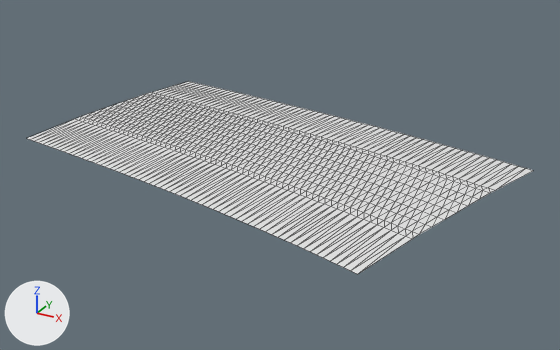
An edit to the glTF model public/assets/gen4/models/track-08.glb, drawn before and after from the same camera.
Camera for both pictures: a 50 mm lens placed at (576.5, -99.4, 40.5), pointed at (529.2, -13.5, -2.5). Every picture has the same lights, and +X, +Y and +Z are marked at lower left. The first picture is the older version. Mesh edges are drawn as thin lines. Vertices at exactly the same position are counted once.

Names of what the first picture shows: 'track-08'.
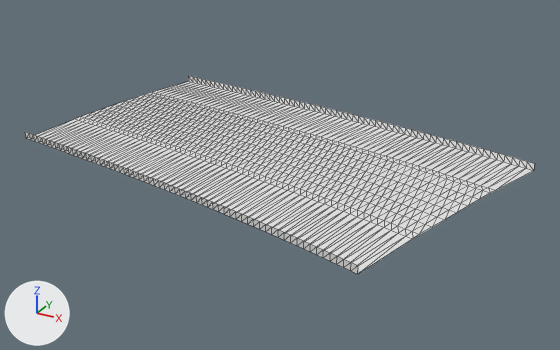
What differs and where, as boxes (x1, y1, x2, y2) in the pictures (560 x 350 px):
'track-08', reshaped
    before: (27, 81, 533, 274)
    after: (26, 76, 535, 274)
part 1 of me_track_08, added
    after: (26, 76, 535, 274)

Patch to the scene script:
```diff
--- a/public/assets/gen4/models/track-08.glb.py
+++ b/public/assets/gen4/models/track-08.glb.py
@@ me_track_08 @@
 # used by ob_track_08; location = (0.0, 0.0, 0.0)
-me_track_08.from_pydata(...)  # 693 vertices, 1240 faces; spans x 492.7..560.9, y -36.4..10.0, z -0.3..1.1
+me_track_08.from_pydata(...)  # 819 vertices, 1488 faces; spans x 492.7..560.9, y -36.4..10.0, z -0.3..2.0
+# me_track_08 part 1
+# 4 vertices are added at (529.7, -30.9, 0.9), (542.6, -34.1, 0.9), (544.4, -34.6, 0.9), (546.2, -35.1, 0.9)
+# 87 new vertices lie (0.0, 0.0, 1.0) away from vertices in x 492.7..558.8, y -36.4..9.8, z -0.3..1.0
+# 35 new vertices lie (0.0, -0.1, 1.0) away from vertices in x 496.5..560.9, y -36.1..10.0, z -0.3..1.0
+# 248 new faces join them
```
